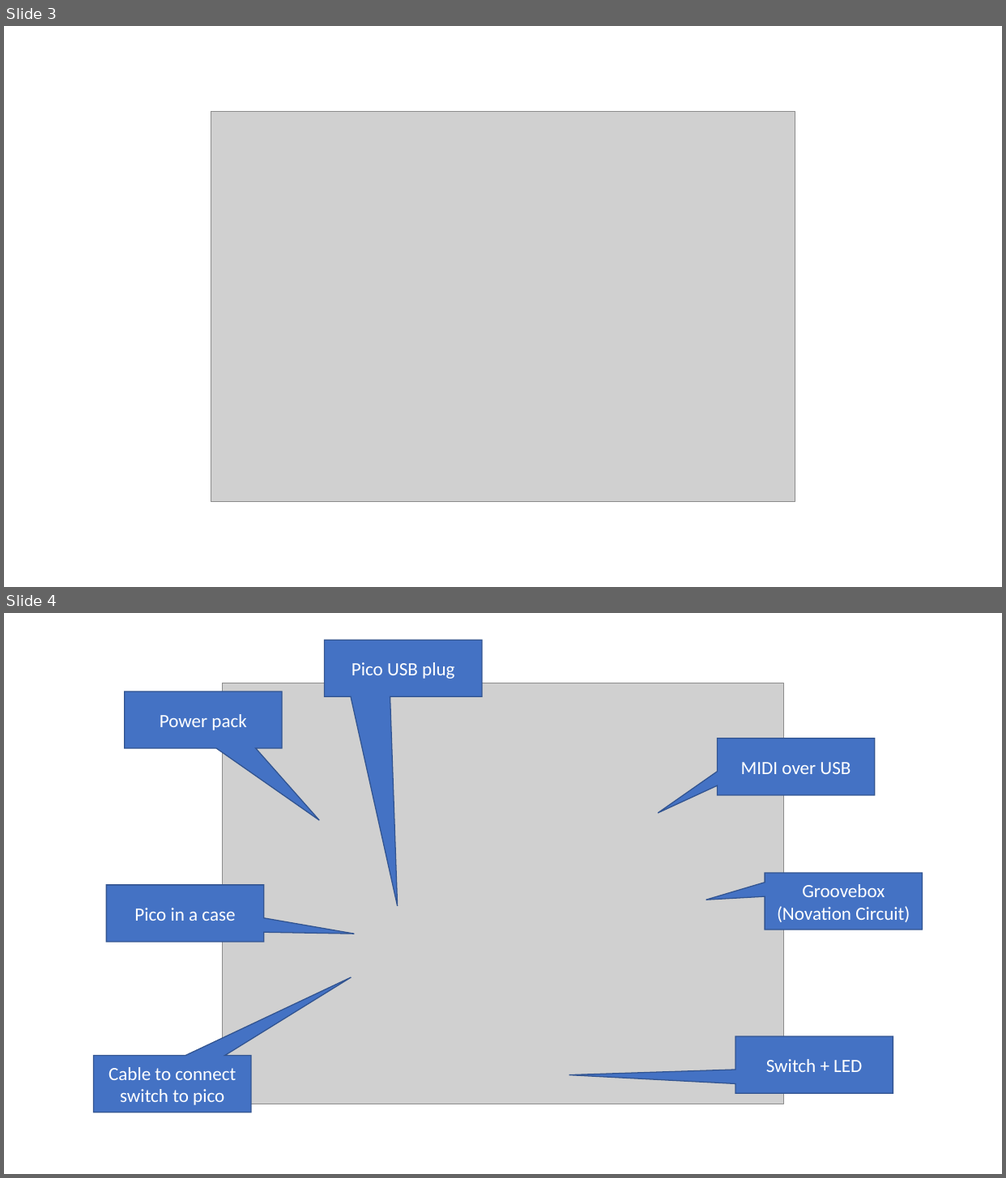
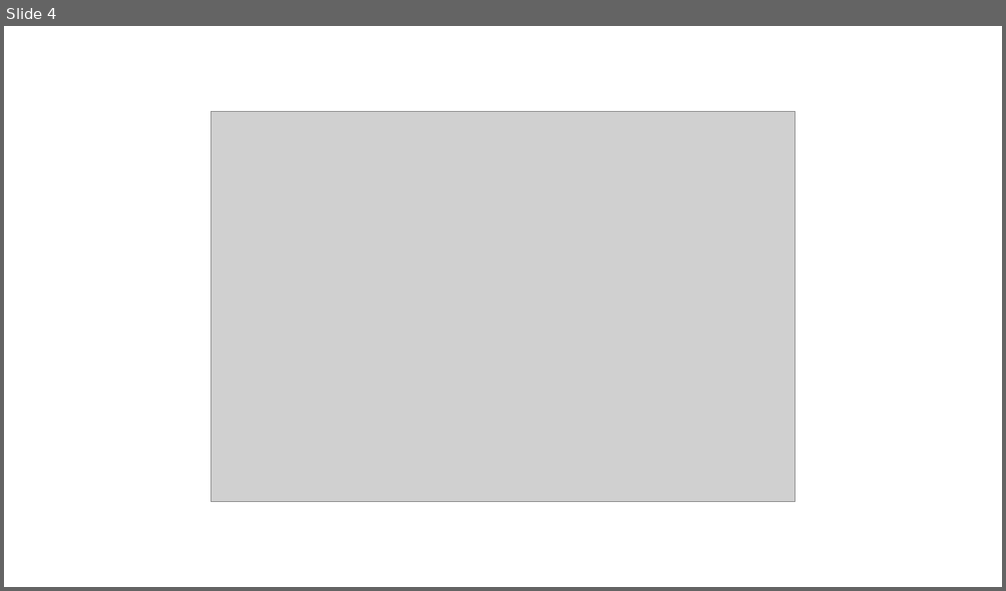
Before and after one commit to denybear/picovation, a slide deck: pictures/picovation.pptx. Shown one above the other, each under a label of ours: slides 3 and 4 before the commit, slide 4 after it. The pictures are 1006x1178 and 1006x591 pixels, drawn with LibreOffice and Linux fonts; fonts in the diff are those of the drawing; grey boxes stand for pictures. Boxes give left, top, right and bottom in pixels: in the first picture for what was removed or moved away, otherwise in the second. Text is boxed around its words. In the diff, an @@ line names an element or a change of style, - is before the commit and + after.

```diff
--- a/pictures/picovation.pptx
+++ b/pictures/picovation.pptx
@@ slide 4 removed at bbox=[4, 613, 1002, 1174], background #FFFFFF @@
@@ group removed at bbox=[94, 640, 922, 1113]: 7 speech boxes, 1 picture @@
-Groovebox (Novation Circuit)
-MIDI over USB
-Pico USB plug
-Power pack
-Switch + LED
-Cable to connect switch to pico
-Pico in a case
@@ what was slide 3 is now slide 4 @@
```
Also in this commit, not shown: 1 slide changed, 2 slides added, 1 other slide removed, 3 other files.
